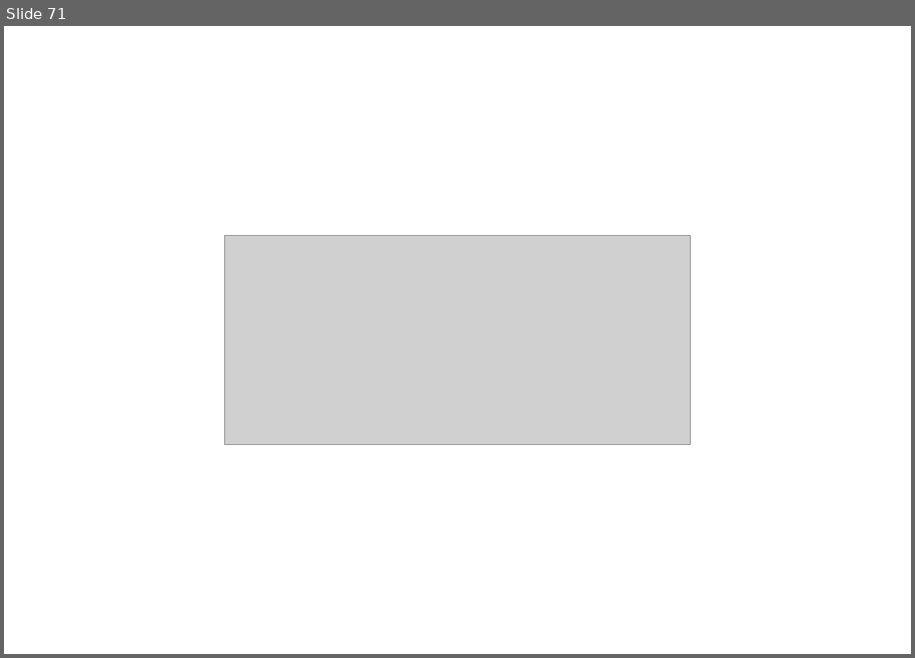
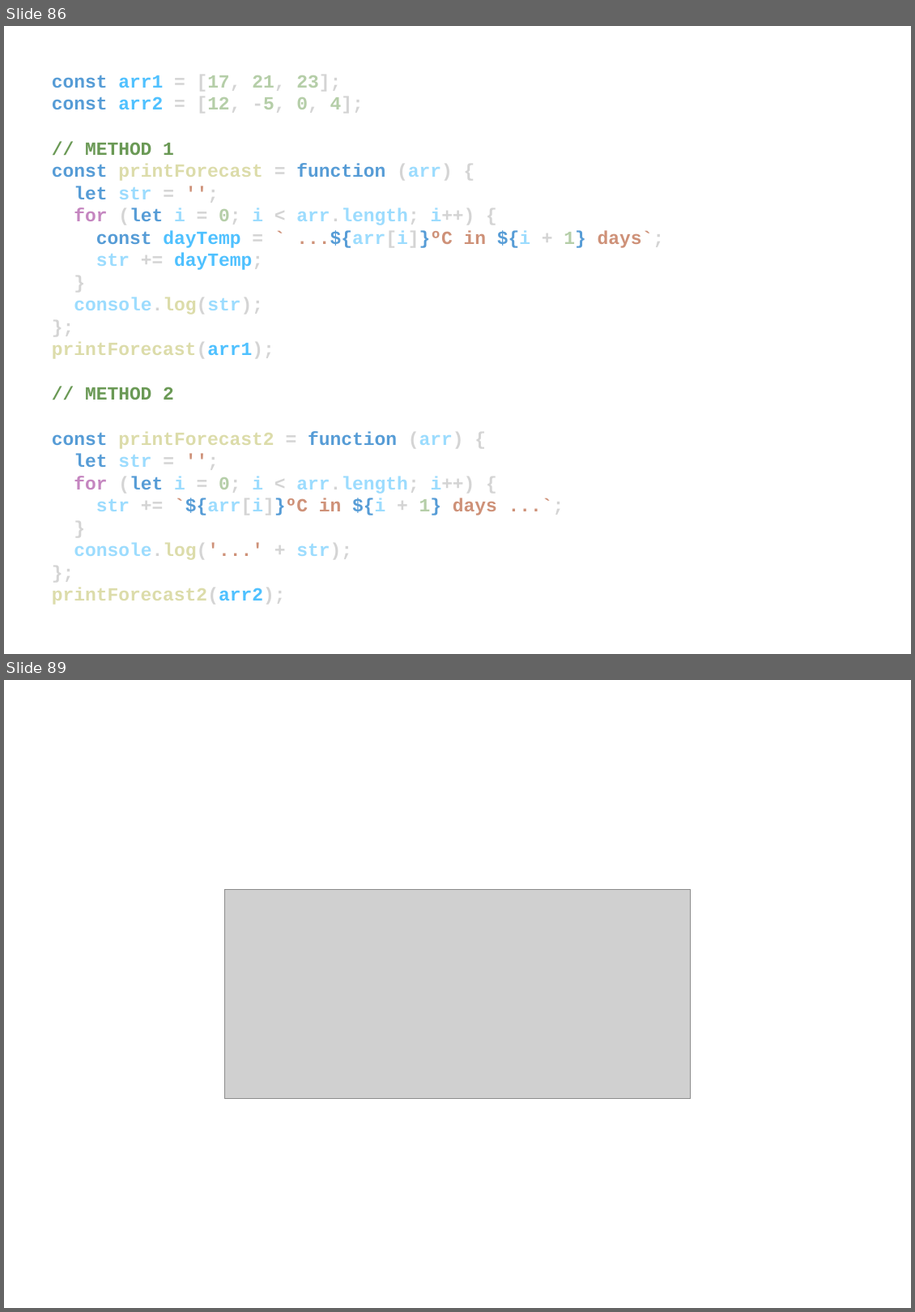
Before and after one commit to EL-EL-BCN/Complete-Javascript-Course, a slide deck: complete-javascript-course.pptx. Shown one above the other, each under a label of ours: slide 71 before the commit, slides 86 and 89 after it; the slides between them are not shown. The pictures are 915x658 and 915x1312 pixels, drawn with LibreOffice and Linux fonts; fonts in the diff are those of the drawing; grey boxes stand for pictures. Boxes give left, top, right and bottom in pixels: in the first picture for what was removed or moved away, otherwise in the second. Text is boxed around its words. In the diff, an @@ line names an element or a change of style, - is before the commit and + after.

```diff
--- a/complete-javascript-course.pptx
+++ b/complete-javascript-course.pptx
@@ slide 86 added at [4, 26, 911, 654], background #FFFFFF @@
@@ text added at [52, 75, 665, 604], 16 pt, text #D4D4D4, bold @@
+const arr1 = [17, 21, 23];
+const arr2 = [12, -5, 0, 4];
+// METHOD 1
+const printForecast = function (arr) {
+let str = '';
+for (let i = 0; i < arr.length; i++) {
+const dayTemp = ` ...${arr[i]}ºC in ${i + 1} days`;
+str += dayTemp;
+}
+console.log(str);
+};
+printForecast(arr1);
+// METHOD 2
+const printForecast2 = function (arr) {
+let str = '';
+for (let i = 0; i < arr.length; i++) {
+str += `${arr[i]}ºC in ${i + 1} days ...`;
+}
+console.log('...' + str);
+};
+printForecast2(arr2);
@@ what was slide 71 is now slide 89 @@
```
Also in this commit, not shown: 2 slides changed, 17 other slides added, 6 other files.
